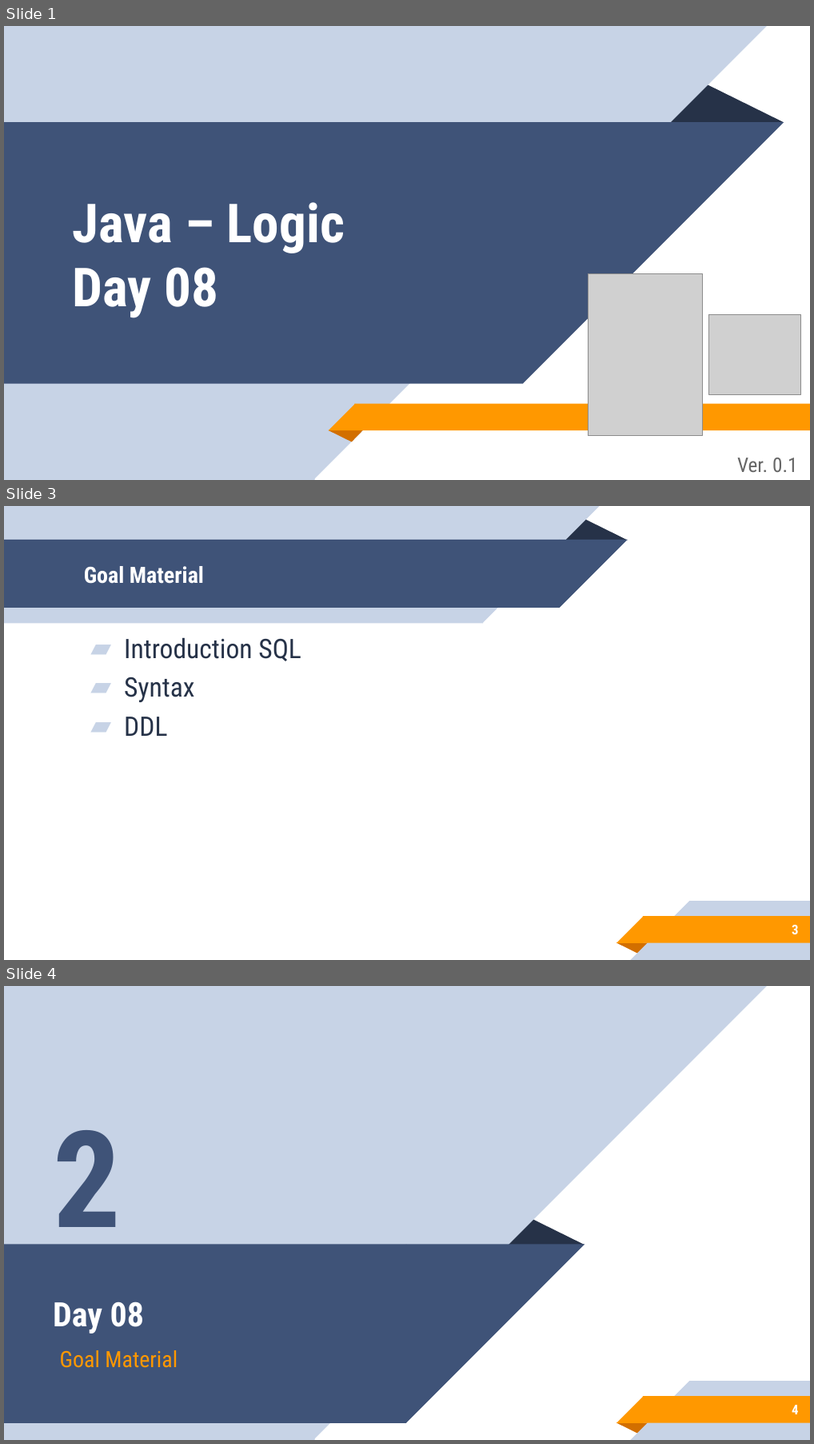
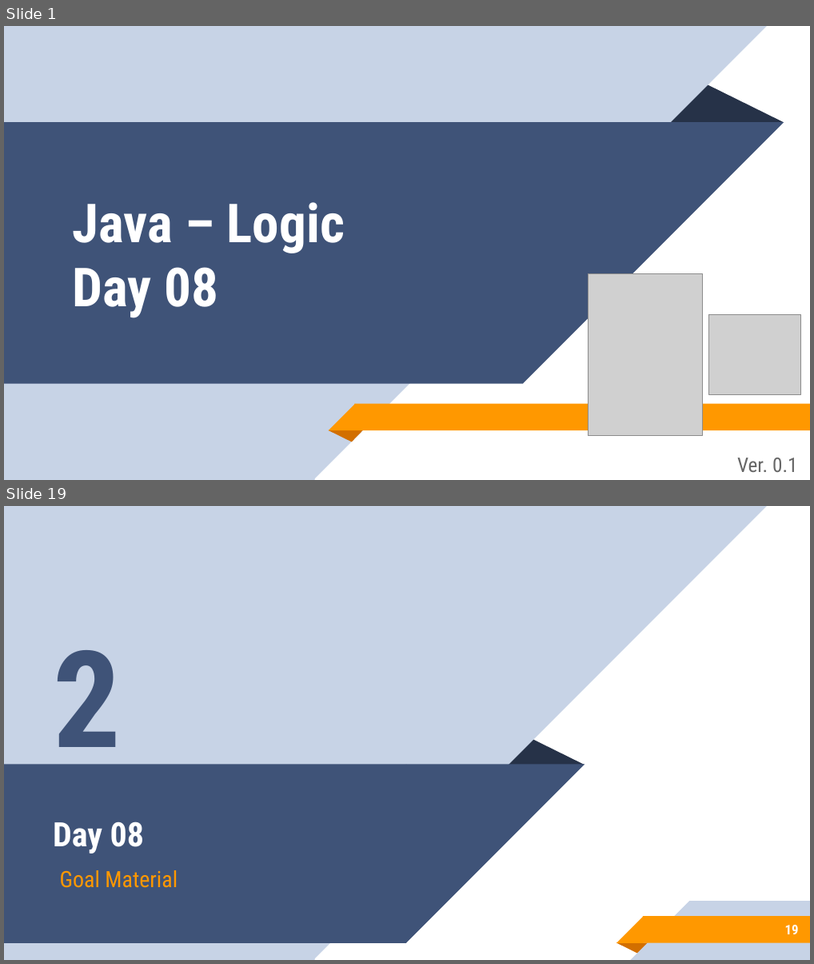
Before and after one commit to aronipurwanto/materi-xa, a slide deck: java/java-logic/Slide-Java-Logic-08.pptx. Shown one above the other, each under a label of ours: slides 1, 3 and 4 before the commit, slides 1 and 19 after it; the slides between them are not shown. The pictures are 814x1444 and 814x964 pixels, drawn with LibreOffice and Linux fonts; fonts in the diff are those of the drawing; grey boxes stand for pictures. Boxes give left, top, right and bottom in pixels: in the first picture for what was removed or moved away, otherwise in the second. Text is boxed around its words. In the diff, an @@ line names an element or a change of style, - is before the commit and + after.

```diff
--- a/java/java-logic/Slide-Java-Logic-08.pptx
+++ b/java/java-logic/Slide-Java-Logic-08.pptx
@@ slide 3 removed at bbox=[4, 506, 810, 960], background #FFFFFF; not listed: 5 template elements that a slide beside it also shows @@
@@ group removed at bbox=[4, 506, 627, 623]: 2 rectangles, 2 right triangles, 1 triangle @@
@@ title removed at bbox=[84, 566, 204, 584] @@
-Goal Material
@@ text removed at bbox=[124, 637, 302, 736] @@
-▰ Introduction SQL
-▰ Syntax
-▰ DDL
@@ page number removed at bbox=[792, 924, 798, 934] @@
-3
@@ what was slide 4 is now slide 19 @@
@@ page number at bbox=[786, 924, 799, 934]: text changed @@
-4
+19
```
Also in this commit, not shown: 1 slide changed, 16 slides added, 21 other files.
